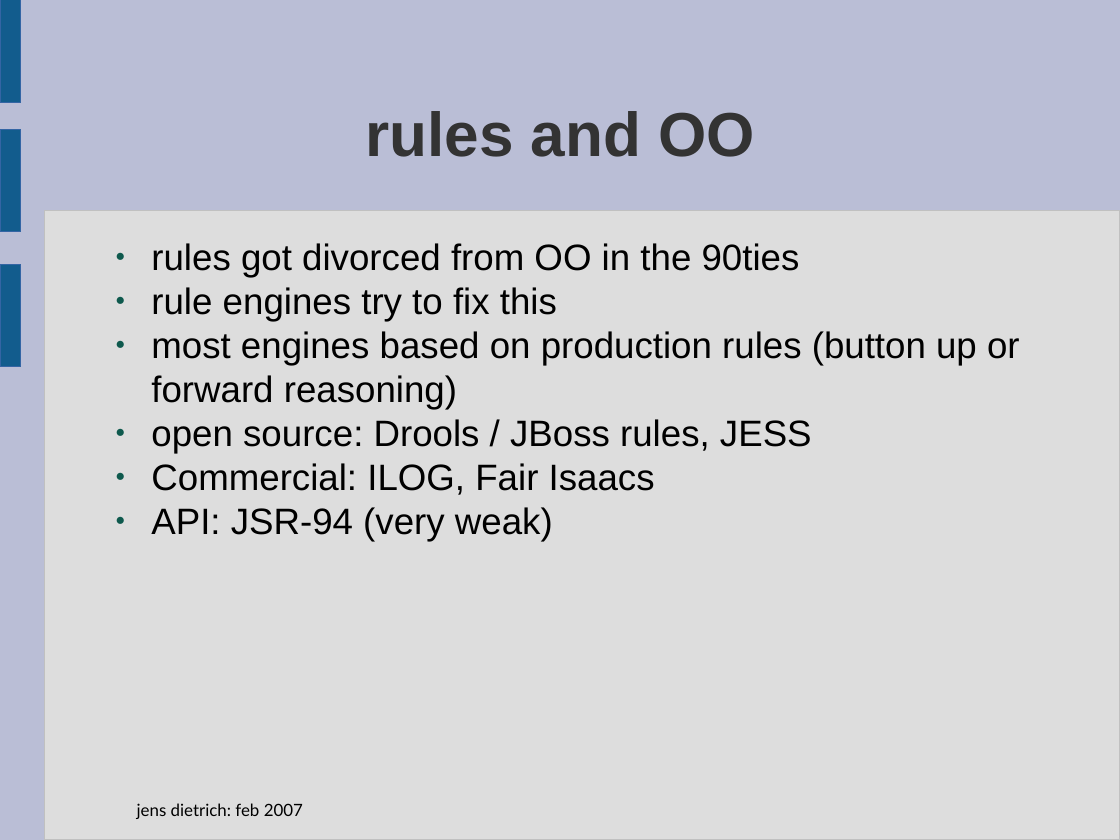
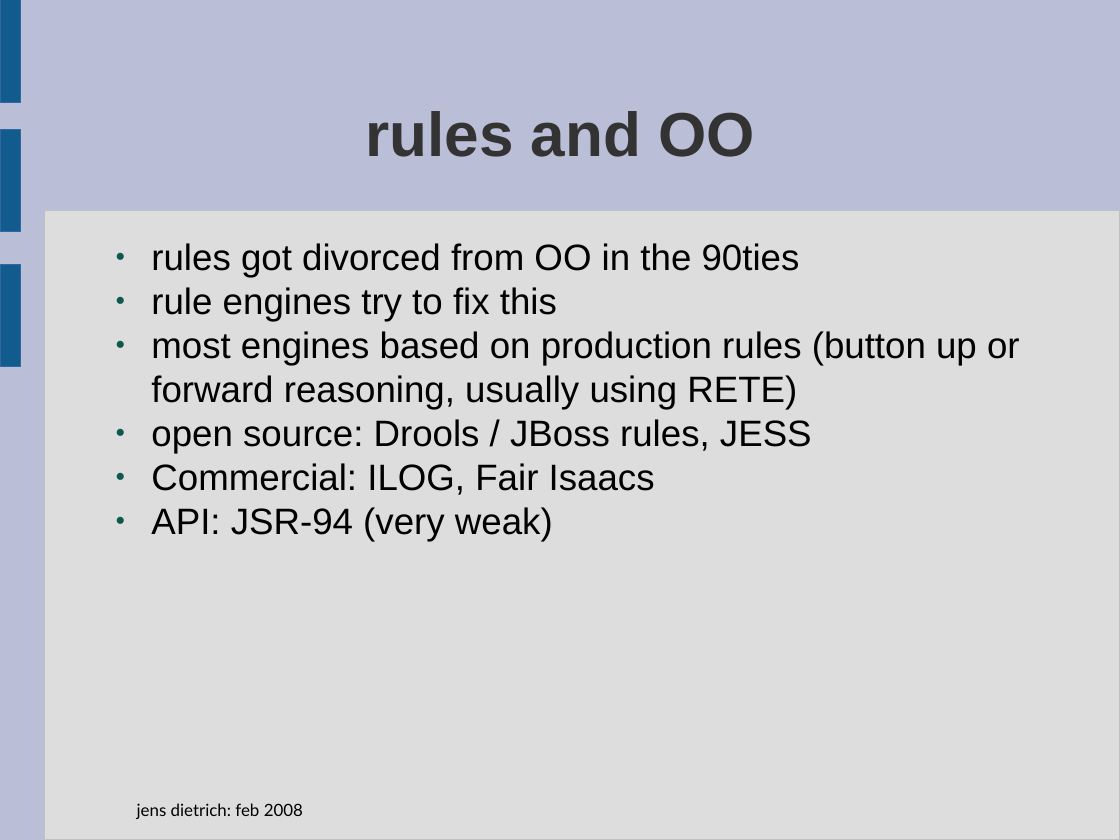
Before and after one commit to Koulio/take, a slide deck: slide 4 of take/docs/presentation-feb-08.odp. Drawn at 1120x840 pixels with LibreOffice and Linux fonts; fonts in the diff are those of the drawing; background and template pictures are left out. Boxes give left, top, right and bottom in pixels: in the first picture for what was removed or moved away, otherwise in the second. Text is boxed around its words. In the diff, an @@ line names an element or a change of style, - is before the commit and + after.

```diff
--- a/take/docs/presentation-feb-08.odp
+++ b/take/docs/presentation-feb-08.odp
@@ text at (151, 331, 1020, 409): text changed @@
-● most engines based on production rules (button up or forward reasoning)
+● most engines based on production rules (button up or forward reasoning, usually using RETE)
@@ text at (137, 803, 303, 819): text changed @@
-jens dietrich: feb 2007
+jens dietrich: feb 2008
```
Also in this commit, not shown: 16 other slides changed, 3 slides added.
